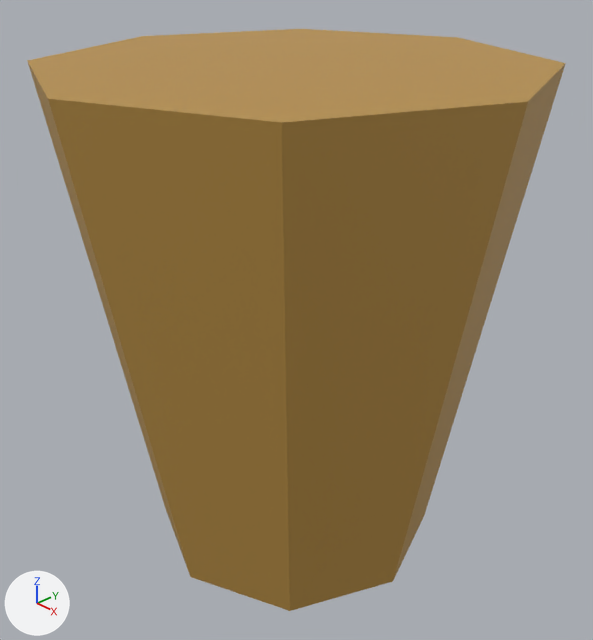
An edit to the Blender file art/models/patch.blend, drawn before and after from the same camera.
One viewpoint serves both versions: a 50 mm camera at (0.462, -0.433, 0.308) aimed at (0.002, 0.001, -0.002). Every picture has the same lights, and +X, +Y and +Z are marked at lower left. The first picture is the older version.
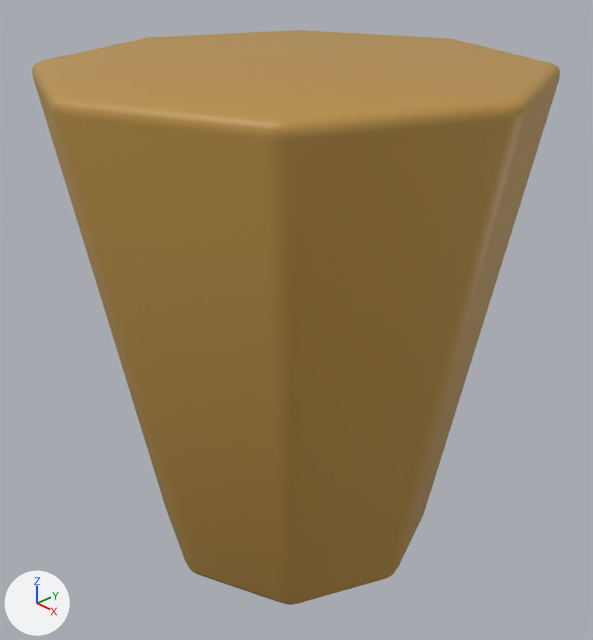
Diff of the bpy script that builds the scene:
```diff
--- a/art/models/patch.blend.py
+++ b/art/models/patch.blend.py
@@ me_cylinder @@
 me_cylinder.from_pydata(...)  # 16 vertices, 10 faces; spans x -0.2..0.2, y -0.2..0.2, z -0.211..0.211
 # used by ob_cylinder; location = (0.0, 0.0, 0.0)
+# me_cylinder part 1: all faces are now shaded smooth (10 of 10 changed)
 me_cylinder.materials.append(mat_material_001)
@@ ob_cylinder @@
 ob_cylinder.location = (0.0, 0.0, 0.0)
+_m = ob_cylinder.modifiers.new('Bevel', 'BEVEL')
+_m.width = 0.01
+_m.width_pct = 0.01
+_m.segments = 3
```

Pixel boxes [x1, y1, x2, y2] of what changed, in the pictures (593 x 640 px):
'Cylinder', shading changed, modifiers changed
    before: [27, 29, 566, 611]
    after: [32, 30, 560, 605]
